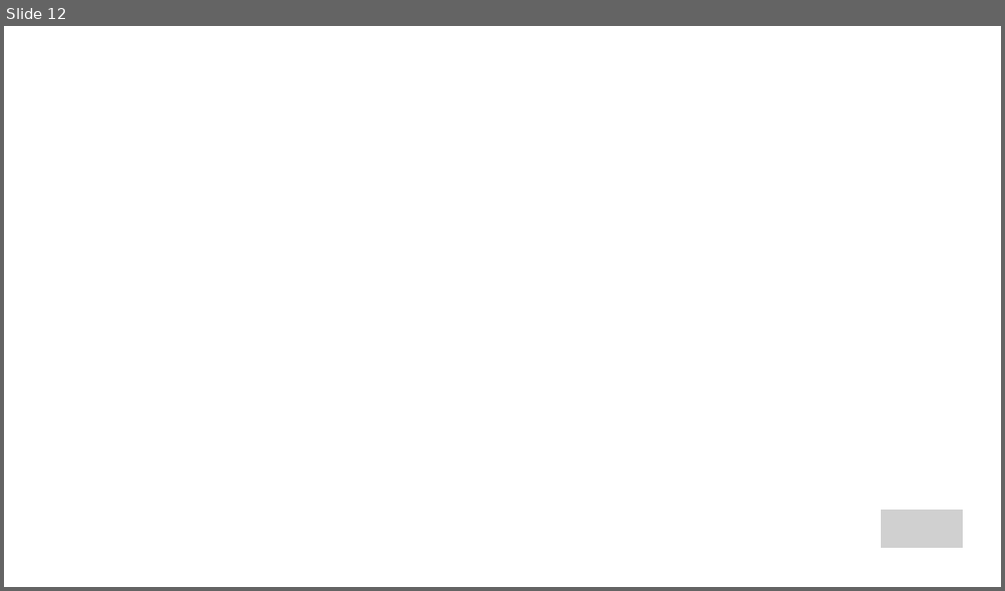
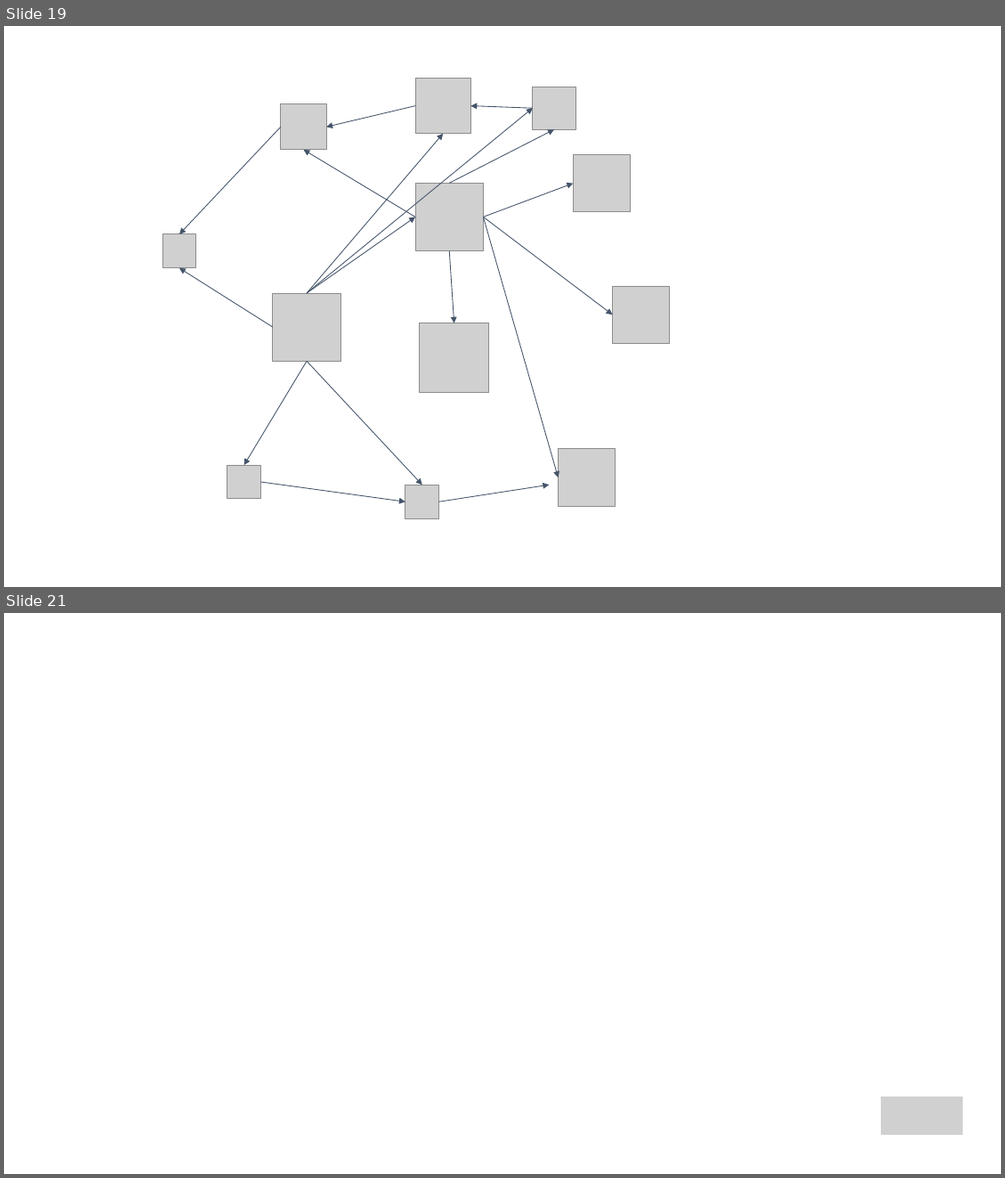
Before and after one commit to mzelst/talks, a slide deck: 2018/20180516sgmeawop/20180515asyougoeawop.odp. Shown one above the other, each under a label of ours: slide 12 before the commit, slides 19 and 21 after it; the slides between them are not shown. The pictures are 1005x591 and 1005x1178 pixels, drawn with LibreOffice and Linux fonts; fonts in the diff are those of the drawing; grey boxes stand for pictures. Boxes give left, top, right and bottom in pixels: in the first picture for what was removed or moved away, otherwise in the second. Text is boxed around its words. In the diff, an @@ line names an element or a change of style, - is before the commit and + after.

```diff
--- a/2018/20180516sgmeawop/20180515asyougoeawop.odp
+++ b/2018/20180516sgmeawop/20180515asyougoeawop.odp
@@ slide 19 added at (x1=4, y1=26, x2=1001, y2=587), background #FFFFFF @@
@@ picture added at (x1=415, y1=79, x2=470, y2=134) @@
@@ picture added at (x1=281, y1=103, x2=326, y2=150) @@
@@ picture added at (x1=533, y1=87, x2=575, y2=129) @@
@@ arrow added from (281, 127) to (179, 234), #44546A 0.74 pt @@
@@ arrow added from (307, 293) to (533, 108), #44546A 0.74 pt @@
@@ arrow added from (415, 106) to (326, 127), #44546A 0.74 pt @@
@@ arrow added from (450, 183) to (554, 129), #44546A 0.74 pt @@
@@ arrow added from (533, 108) to (470, 106), #44546A 0.74 pt @@
@@ arrow added from (415, 216) to (304, 150), #44546A 0.74 pt @@
@@ arrow added from (307, 293) to (443, 134), #44546A 0.74 pt @@
@@ picture added at (x1=573, y1=155, x2=631, y2=212) @@
@@ picture added at (x1=415, y1=183, x2=484, y2=251) @@
@@ arrow added from (484, 216) to (573, 183), #44546A 0.74 pt @@
@@ picture added at (x1=162, y1=234, x2=196, y2=267) @@
@@ arrow added from (307, 293) to (415, 216), #44546A 0.74 pt @@
@@ arrow added from (484, 216) to (558, 477), #44546A 0.74 pt @@
@@ arrow added from (484, 216) to (613, 314), #44546A 0.74 pt @@
@@ arrow added from (450, 251) to (454, 323), #44546A 0.74 pt @@
@@ arrow added from (273, 328) to (179, 268), #44546A 0.74 pt @@
@@ picture added at (x1=613, y1=286, x2=671, y2=344) @@
@@ picture added at (x1=273, y1=293, x2=340, y2=361) @@
@@ picture added at (x1=420, y1=323, x2=488, y2=392) @@
@@ arrow added from (307, 361) to (244, 465), #44546A 0.74 pt @@
@@ arrow added from (307, 361) to (422, 484), #44546A 0.74 pt @@
@@ picture added at (x1=558, y1=449, x2=615, y2=506) @@
@@ picture added at (x1=226, y1=465, x2=260, y2=499) @@
@@ arrow added from (261, 483) to (405, 501), #44546A 0.74 pt @@
@@ picture added at (x1=405, y1=484, x2=439, y2=518) @@
@@ arrow added from (439, 501) to (550, 484), #44546A 0.74 pt @@
@@ what was slide 12 is now slide 21 @@
```
Also in this commit, not shown: 3 slides changed, 8 other slides added, 1 slide removed, 1 other file.
